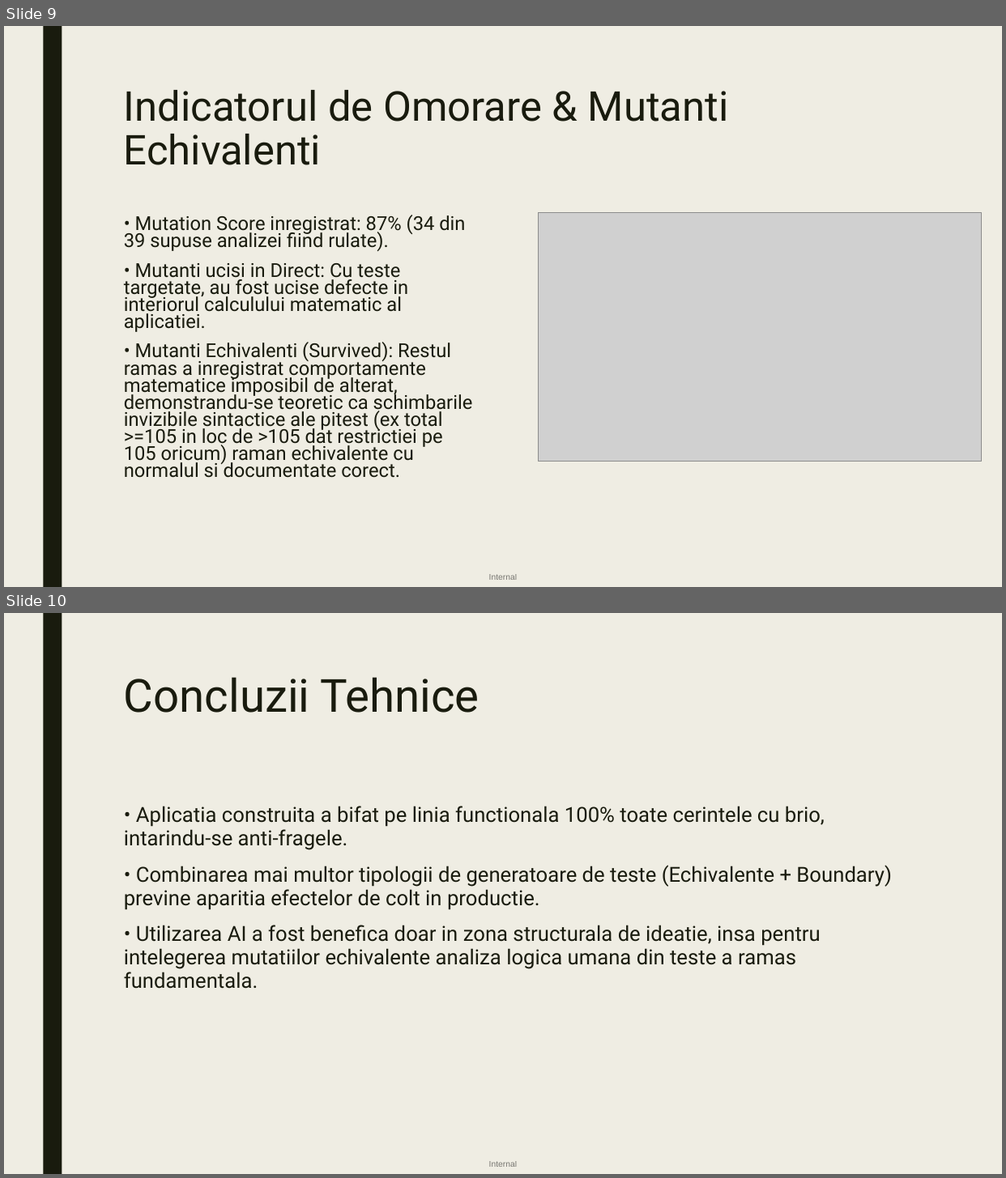
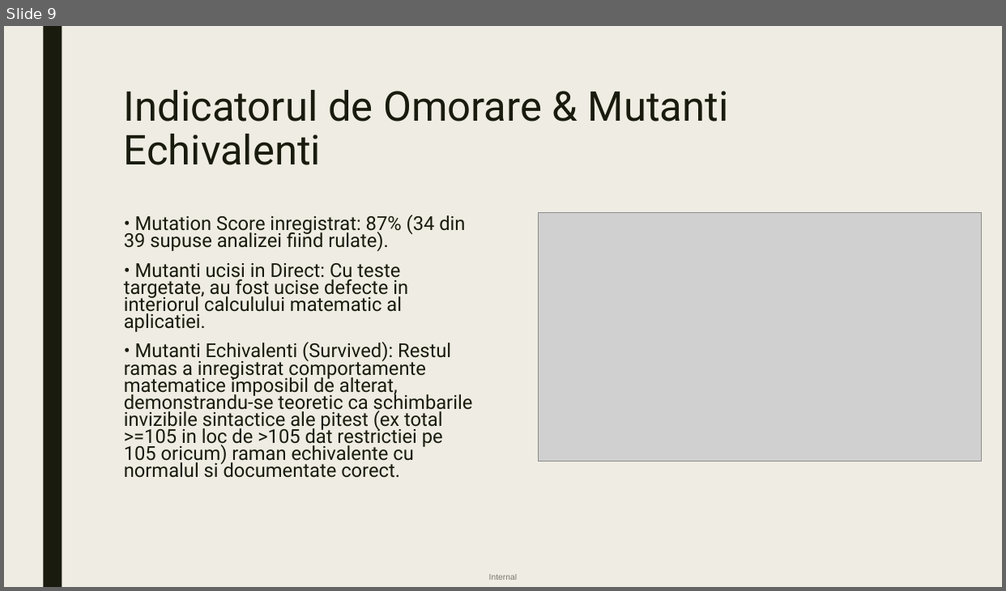
Before and after one commit to apostoltudor/BachelorsDegree-UNIBUC-FMI, a slide deck: TSS.pptx. Shown one above the other, each under a label of ours: slides 9 and 10 before the commit, slide 9 after it. The pictures are 1006x1178 and 1006x591 pixels, drawn with LibreOffice and Linux fonts; fonts in the diff are those of the drawing; grey boxes stand for pictures. Boxes give left, top, right and bottom in pixels: in the first picture for what was removed or moved away, otherwise in the second. Text is boxed around its words. In the diff, an @@ line names an element or a change of style, - is before the commit and + after.

Commit message:
presentation

```diff
--- a/TSS.pptx
+++ b/TSS.pptx
@@ slide 10 removed at bbox=[4, 613, 1002, 1174], background #EFEDE3; not listed: 2 template elements that a slide beside it also shows @@
@@ title removed at bbox=[124, 677, 479, 713] @@
-Concluzii Tehnice
@@ text removed at bbox=[124, 806, 892, 989] @@
-• Aplicatia construita a bifat pe linia functionala 100% toate cerintele cu brio, intarindu-se anti-fragele.
-• Combinarea mai multor tipologii de generatoare de teste (Echivalente + Boundary) previne aparitia efectelor de colt in productie.
-• Utilizarea AI a fost benefica doar in zona structurala de ideatie, insa pentru intelegerea mutatiilor echivalente analiza logica umana din teste a ramas fundamentala.
```
